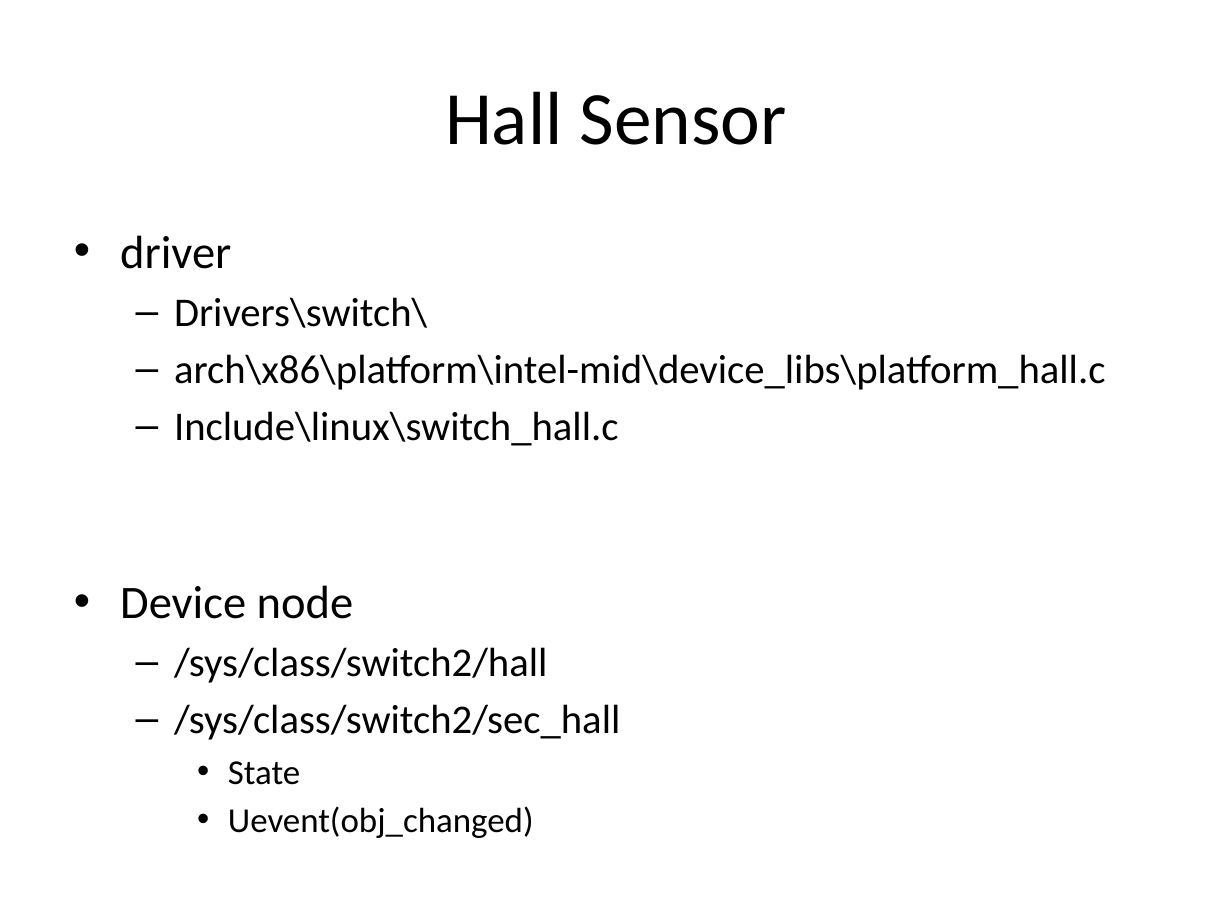
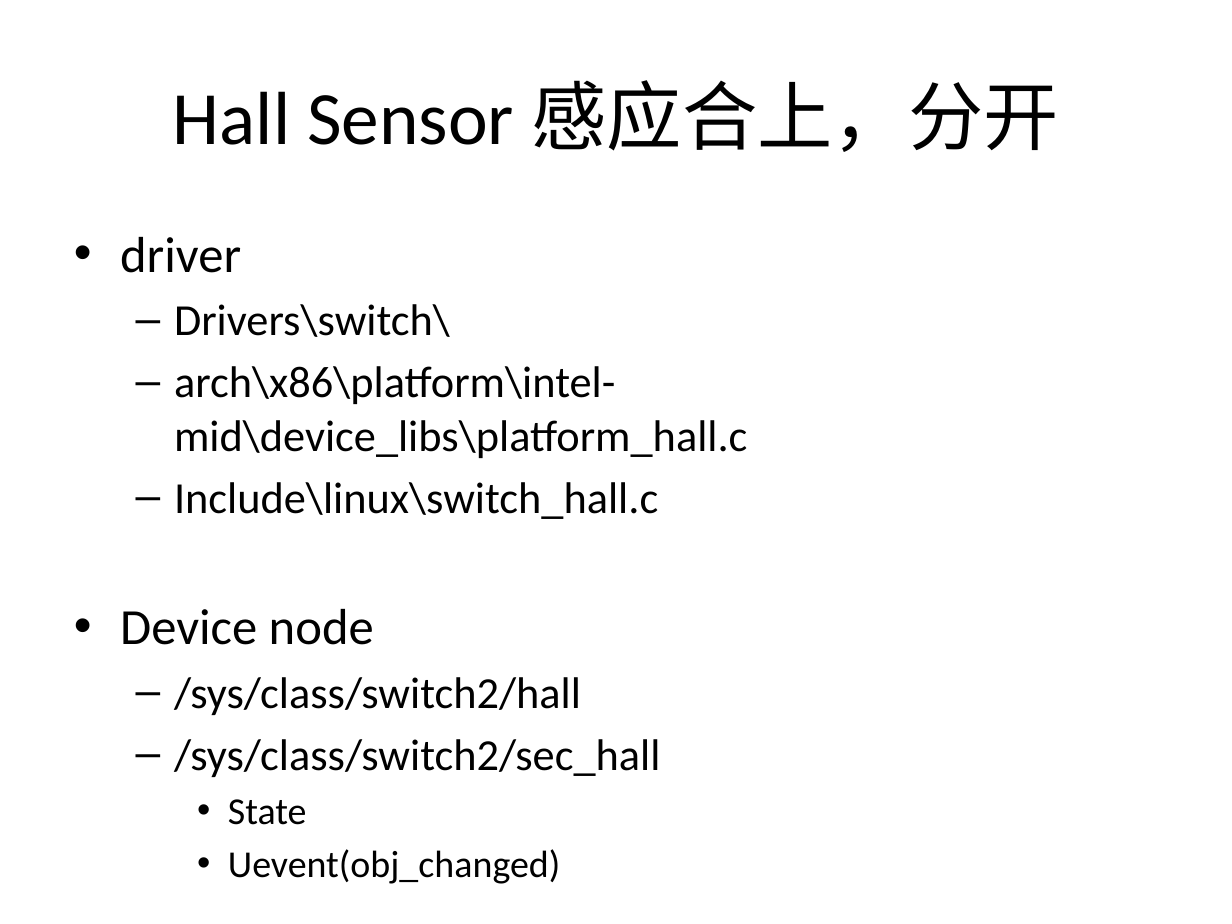
Before and after one commit to mazelinux/LENOVO, a slide deck: slide 11 of doc/Yeti_device_driver_list.pptx (slide 10 before the commit). Drawn at 1232x924 pixels with LibreOffice and Linux fonts; fonts in the diff are those of the drawing. Boxes give left, top, right and bottom in pixels: in the first picture for what was removed or moved away, otherwise in the second. Text is boxed around its words. In the diff, an @@ line names an element or a change of style, - is before the commit and + after.

```diff
--- a/doc/Yeti_device_driver_list.pptx
+++ b/doc/Yeti_device_driver_list.pptx
@@ title at <box>173,80,1059,152</box>: text changed @@
-Hall Sensor
+Hall Sensor 感应合上，分开
@@ text "driver" at <box>120,237,747,825</box>: size 27.2 to 29.6 pt in "driver", "Device node"; size 23.8 to 25.9 pt in "Drivers\switch\", "arch\x86\platform\intel-mid\device_libs\platform_hall.c", "Include\linux\switch_hall.c", "/sys/class/switch2/hall" and 1 more places; size 20.4 to 22.2 pt in "State", "Uevent(obj_changed)" @@
```
Also in this commit, not shown: 8 other slides changed, 2 slides added, 1 other file.
